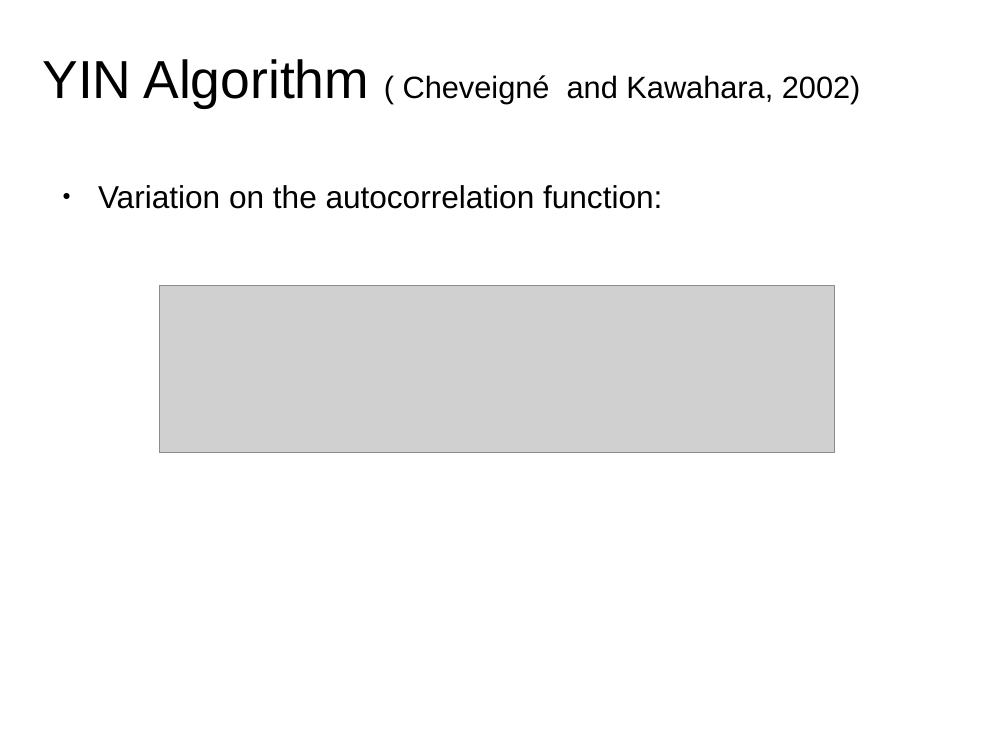
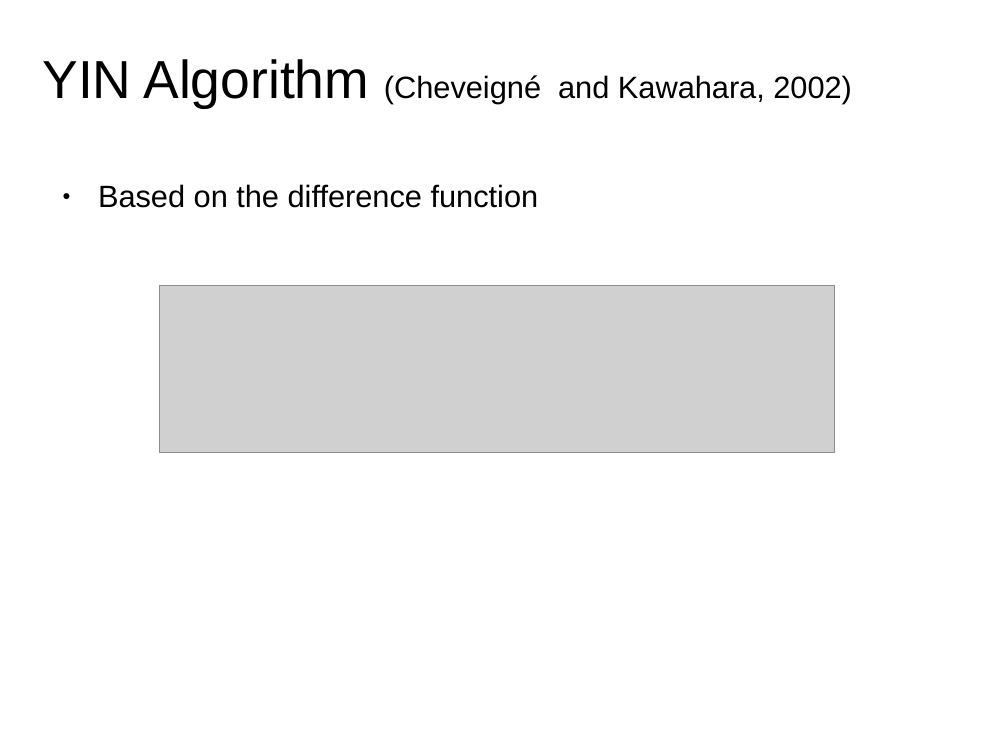
Before and after one commit to hoinx/sms-tools, a slide deck: slide 9 of lectures/6-Harmonic-model/F0-detection.odp. Drawn at 1008x756 pixels with LibreOffice and Linux fonts; fonts in the diff are those of the drawing; grey boxes stand for pictures. Boxes give left, top, right and bottom in pixels: in the first picture for what was removed or moved away, otherwise in the second. Text is boxed around its words. In the diff, an @@ line names an element or a change of style, - is before the commit and + after.

```diff
--- a/lectures/6-Harmonic-model/F0-detection.odp
+++ b/lectures/6-Harmonic-model/F0-detection.odp
@@ title at (x1=42, y1=59, x2=852, y2=108): spaces changed @@
-YIN Algorithm ( Cheveigné and Kawahara, 2002)
+YIN Algorithm (Cheveigné and Kawahara, 2002)
@@ text at (x1=98, y1=184, x2=539, y2=208): text changed; size 22.6 to 22 pt @@
-● Variation on the autocorrelation function:
+● Based on the difference function
```
Also in this commit, not shown: 6 other slides changed, 5 slides added, 5 slides removed, 59 other files.
